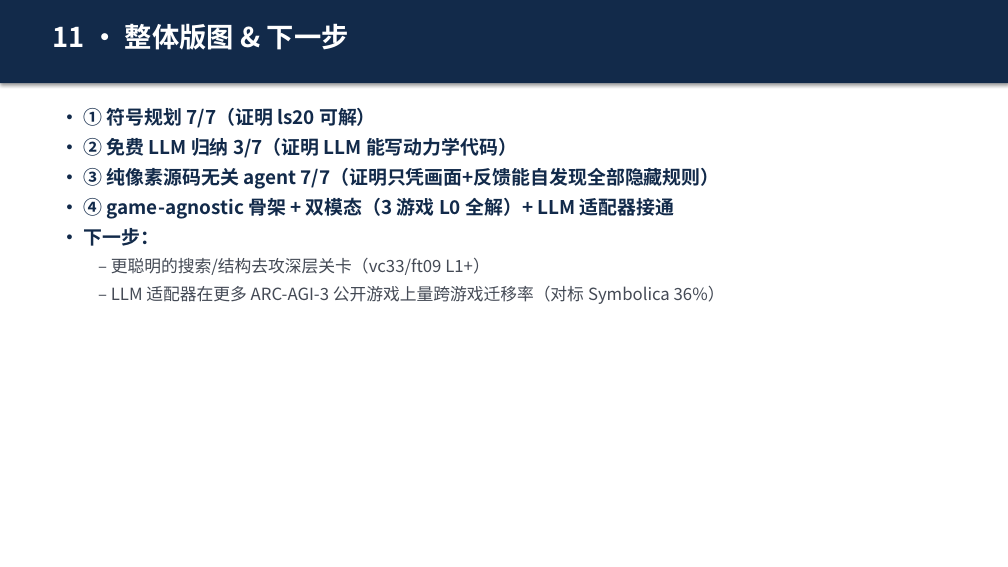
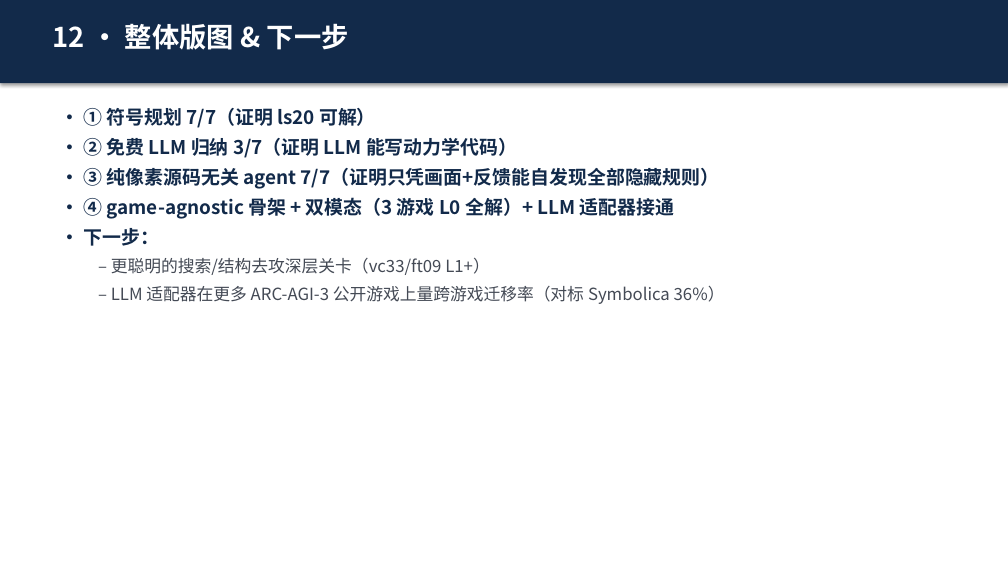
Before and after one commit to 14H034160212/arc-agi3-neurosymbolic, a slide deck: slide 13 of neurosymbolic/ARC_AGI3_neurosymbolic.pptx (slide 12 before the commit). Drawn at 1008x567 pixels with LibreOffice and Linux fonts; fonts in the diff are those of the drawing. Boxes give left, top, right and bottom in pixels: in the first picture for what was removed or moved away, otherwise in the second. Text is boxed around its words. In the diff, an @@ line names an element or a change of style, - is before the commit and + after.

```diff
--- a/neurosymbolic/ARC_AGI3_neurosymbolic.pptx
+++ b/neurosymbolic/ARC_AGI3_neurosymbolic.pptx
@@ text at bbox=[53, 23, 349, 50]: text changed @@
-11 · 整体版图 & 下一步
+12 · 整体版图 & 下一步
```
Also in this commit, not shown: 1 other slide changed, 1 slide added, 1 other file.
